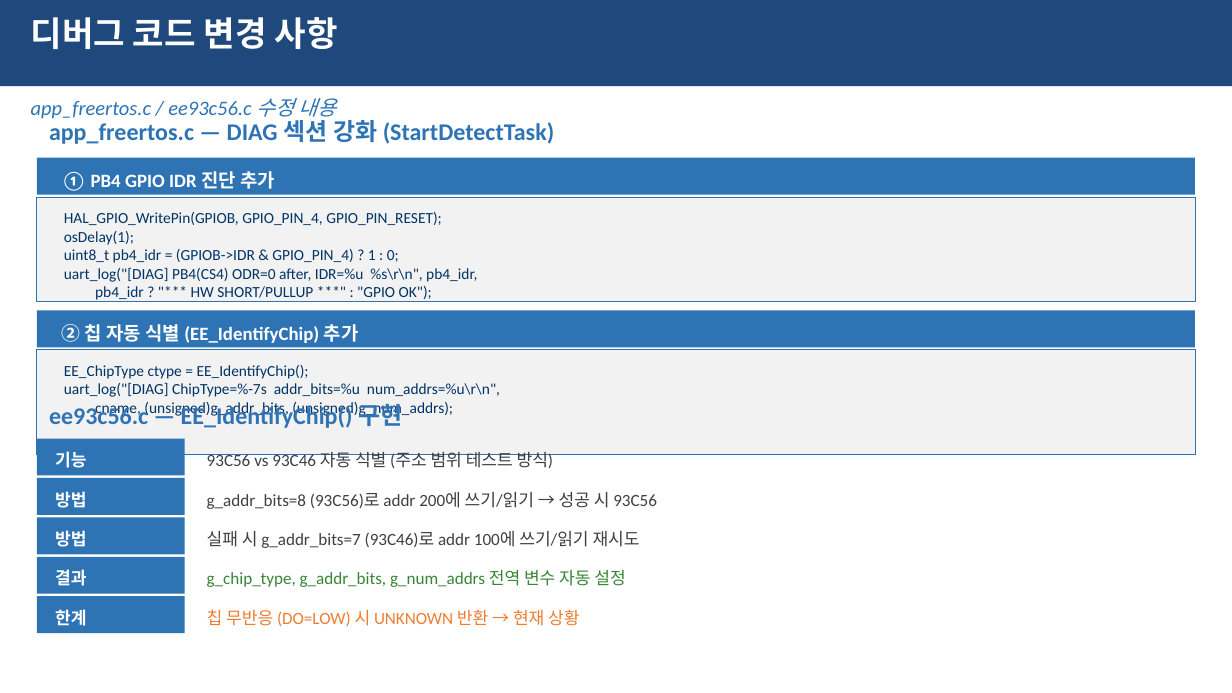
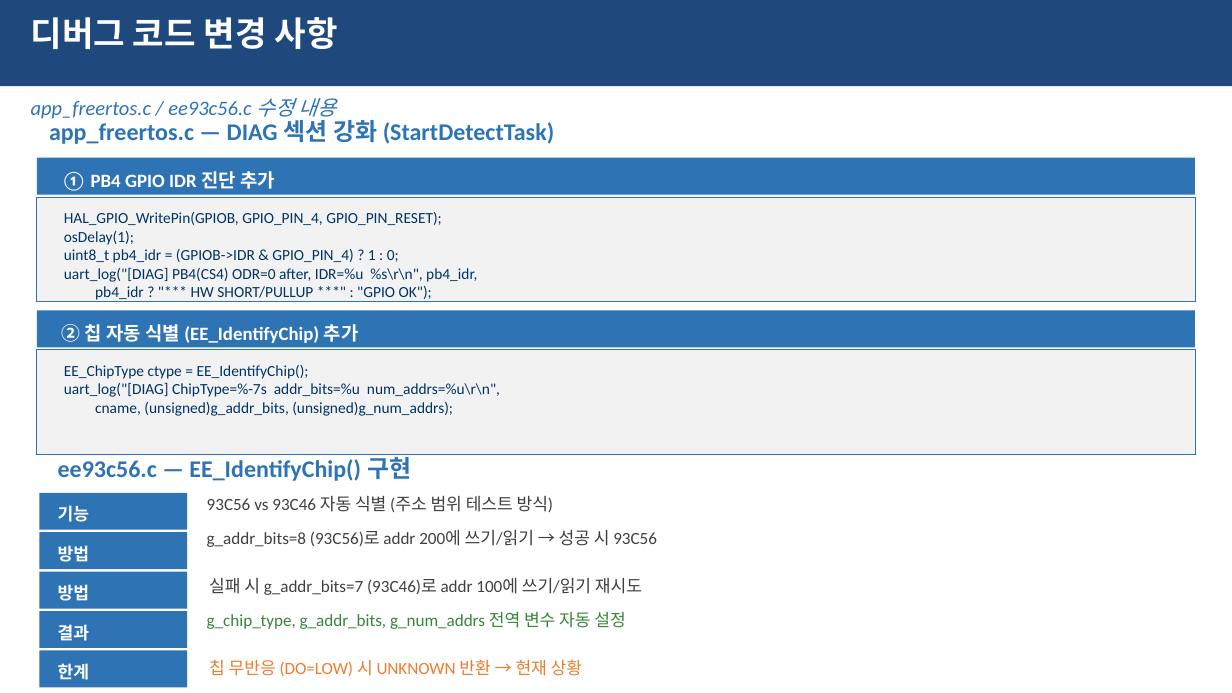
Before and after one commit to dselaser/93c56, a slide deck: slide 17 of 93c56_overview.pptx. Drawn at 1232x693 pixels with LibreOffice and Linux fonts; fonts in the diff are those of the drawing. Boxes give left, top, right and bottom in pixels: in the first picture for what was removed or moved away, otherwise in the second. Text is boxed around its words. In the diff, an @@ line names an element or a change of style, - is before the commit and + after.

```diff
--- a/93c56_overview.pptx
+++ b/93c56_overview.pptx
@@ text "ee93c56.c — EE_IdentifyChip() 구현": place and size @@
-text "ee93c56.c — EE_IdentifyChip() 구현" at [49,403,402,428]
+text "ee93c56.c — EE_IdentifyChip() 구현" at [58,454,411,481]
@@ text "93C56 vs 93C46 자동 식별 ...": place and size @@
-text "93C56 vs 93C46 자동 식별 ..." at [207,452,553,468]
+text "93C56 vs 93C46 자동 식별 ..." at [207,496,553,512]
@@ 5 rectangles: place and size @@
-5 rectangles at [37,439,185,633]
+5 rectangles at [39,493,187,687]
@@ text "g_addr_bits=8 (93C56)로 addr 200에 쓰기/읽기 ...": place and size @@
-text "g_addr_bits=8 (93C56)로 addr 200에 쓰기/읽기 ..." at [207,492,657,509]
+text "g_addr_bits=8 (93C56)로 addr 200에 쓰기/읽기 ..." at [207,530,657,547]
@@ text "실패 시 g_addr_bits=7 (93C46)로 addr ...": place and size @@
-text "실패 시 g_addr_bits=7 (93C46)로 addr ..." at [207,531,640,548]
+text "실패 시 g_addr_bits=7 (93C46)로 addr ..." at [209,578,642,595]
@@ text "g_chip_type, g_addr_bits, g_num_addrs 전역 변수 ...": place and size @@
-text "g_chip_type, g_addr_bits, g_num_addrs 전역 변수 ..." at [207,570,625,587]
+text "g_chip_type, g_addr_bits, g_num_addrs 전역 변수 ..." at [207,612,625,629]
@@ 5 texts: place and size @@
-5 texts at [55,451,86,626]
+5 texts at [58,505,89,680]
@@ text "칩 무반응 (DO=LOW) 시 UNKNOWN ...": place and size @@
-text "칩 무반응 (DO=LOW) 시 UNKNOWN ..." at [207,609,579,626]
+text "칩 무반응 (DO=LOW) 시 UNKNOWN ..." at [209,659,582,676]
```
Also in this commit, not shown: 1 other slide changed, 1 slide added, 7 other files.
